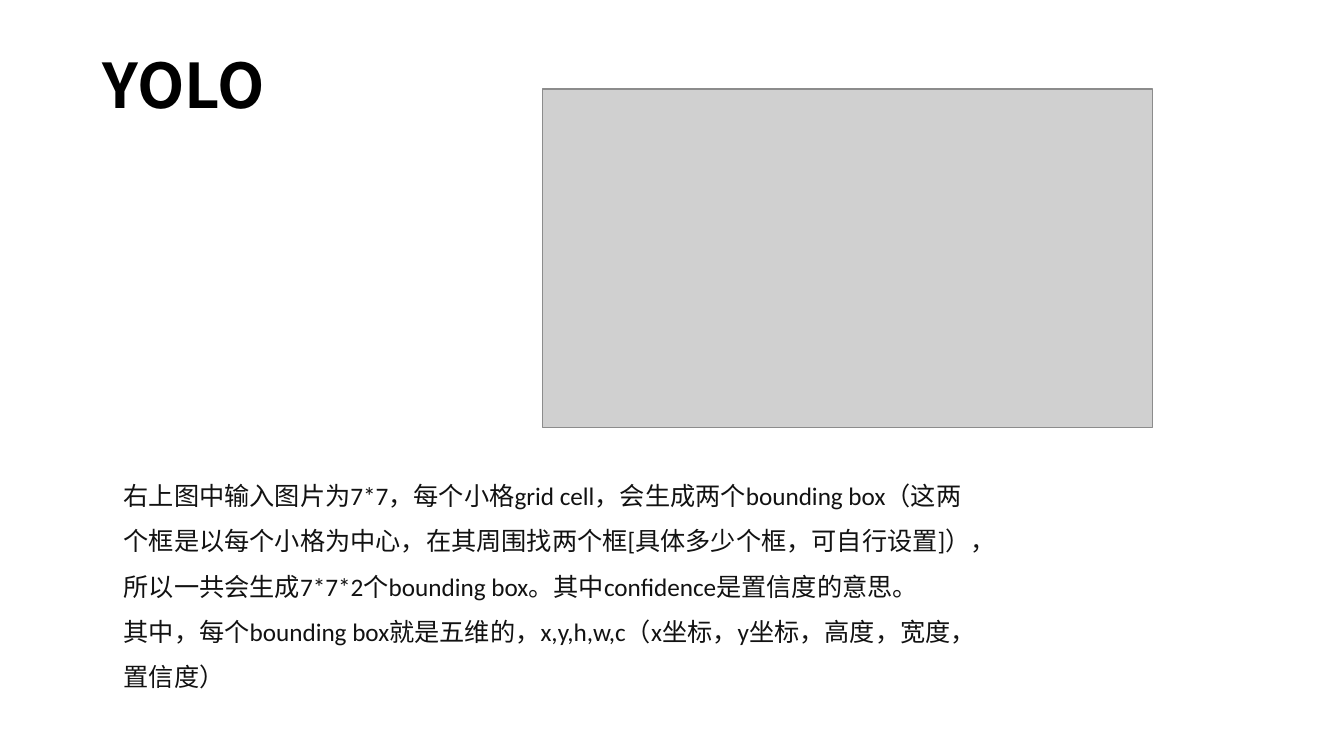
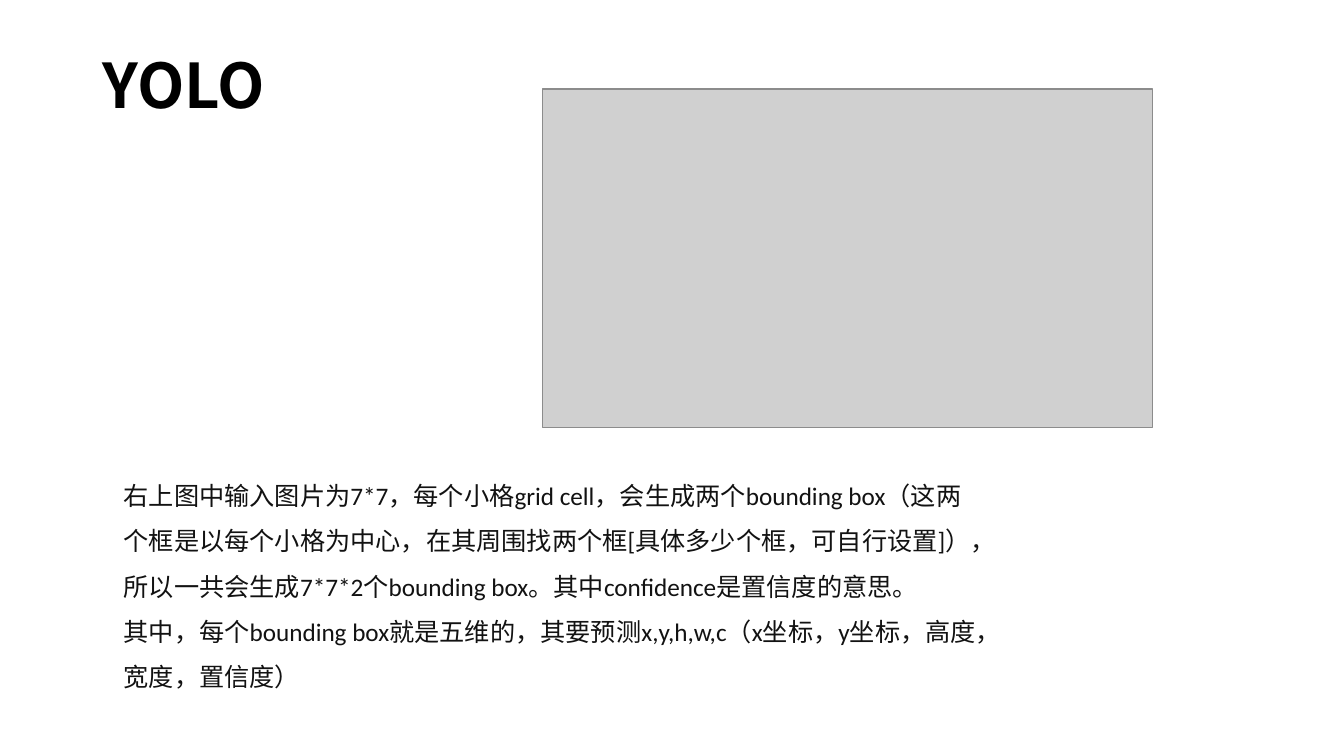
Before and after one commit to wqjteam/2021CVORDL, a slide deck: slide 2 of src/main/com/wqj/cv/bighomework/ZF2021347_吴清杰.pptx. Drawn at 1344x756 pixels with LibreOffice and Linux fonts; fonts in the diff are those of the drawing; grey boxes stand for pictures. Boxes give left, top, right and bottom in pixels: in the first picture for what was removed or moved away, otherwise in the second. Text is boxed around its words. In the diff, an @@ line names an element or a change of style, - is before the commit and + after.

```diff
--- a/src/main/com/wqj/cv/bighomework/ZF2021347_吴清杰.pptx
+++ b/src/main/com/wqj/cv/bighomework/ZF2021347_吴清杰.pptx
@@ text at (x1=124, y1=620, x2=1001, y2=689): text changed @@
-其中，每个bounding box就是五维的，x,y,h,w,c（x坐标，y坐标，高度，宽度，置信度）
+其中，每个bounding box就是五维的，其要预测x,y,h,w,c（x坐标，y坐标，高度，宽度，置信度）
```
Also in this commit, not shown: 2 other slides changed, 1 other file.
